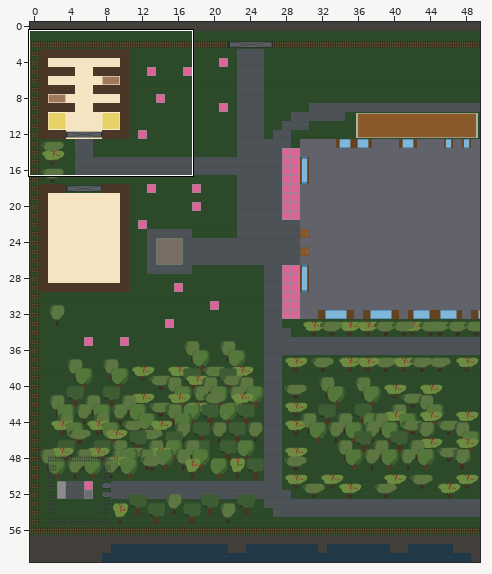
A Tiled map gets an edit: maps/yard.tmx. Above, an overview of the earlier version with the close-up marked.
Close-up. Earlier state:
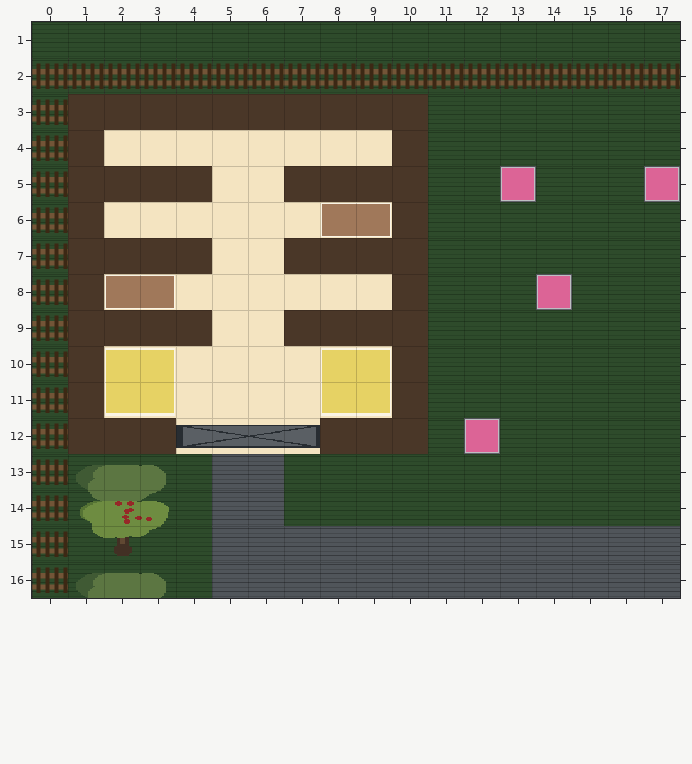
Cells are 64x64 px. Shown: x 0..17, y 1..16. The commit also changed other parts of the map, which this record leaves out.
After:
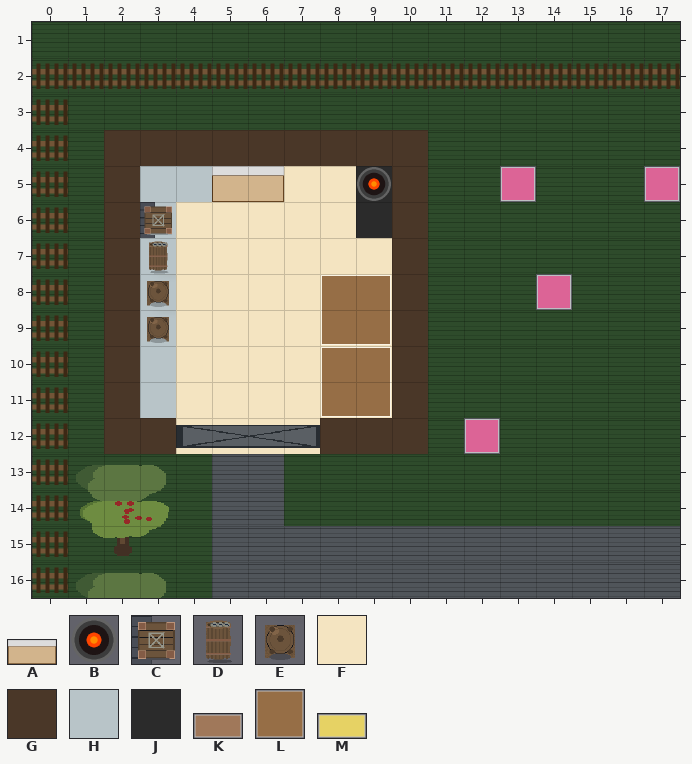
Key: from "object_sprites": A 0 "worktable", B 5 "hearth"; from "port_tileset": C 2, D 3, E 12; from "tiles": F 0, G 1, H 3, J 4; from "yard_objects": K 6 "horse", L 7 "cart", M 8 "hay".
_ is an empty cell.
Objects are placed by their top-left corner, in cells (3,4 is the top-left corner of cell 3,4); size is 1x1 cell unless given.
Difference:
{"where": "layer \"stable\""}
{"y":3,"x":1,"old":"GGGGGGGGGG","new":"__________"}
{"y":4,"x":1,"old":"GFFFFFFFF","new":"_________"}
{"y":5,"x":1,"old":"G","new":"_"}
{"y":5,"x":3,"old":"GGFFGGG","new":"_______"}
{"y":6,"x":1,"old":"GFF","new":"___"}
{"y":6,"x":9,"old":"F","new":"_"}
{"y":7,"x":1,"old":"G","new":"_"}
{"y":7,"x":3,"old":"GG","new":"__"}
{"y":7,"x":7,"old":"GGG","new":"___"}
{"y":8,"x":1,"old":"GFF","new":"___"}
{"y":9,"x":1,"old":"G","new":"_"}
{"y":9,"x":3,"old":"GG","new":"__"}
{"y":9,"x":7,"old":"GGG","new":"___"}
{"y":10,"x":1,"old":"GFF","new":"___"}
{"y":11,"x":1,"old":"GFF","new":"___"}
{"y":12,"x":1,"old":"G","new":"_"}
{"where": "layer \"carriage_house\""}
{"y":4,"x":2,"old":"________","new":"GGGGGGGG"}
{"y":5,"x":3,"old":"_______","new":"HHHHFFJ"}
{"y":6,"x":2,"old":"__","new":"GH"}
{"y":6,"x":9,"old":"_","new":"J"}
{"y":7,"x":3,"old":"__","new":"HF"}
{"y":7,"x":7,"old":"___","new":"FFF"}
{"y":8,"x":2,"old":"__","new":"GH"}
{"y":9,"x":3,"old":"__","new":"HF"}
{"y":9,"x":7,"old":"___","new":"FFF"}
{"y":10,"x":2,"old":"__","new":"GH"}
{"y":11,"x":2,"old":"__","new":"GH"}
{"where": "layer \"objects\""}
{"was": "M \"hay-stack\" at 2,10 size 2x2"}
{"was": "M \"hay-stack\" at 8,10 size 2x2"}
{"where": "layer \"characters\""}
{"was": "K \"detective-horse\" at 2,8 size 2x1", "now": "outside this view"}
{"was": "K \"doctor-horse\" at 8,6 size 2x1"}
{"where": "layer \"carriage_objects\" (added)"}
{"now": "A \"workbench\" at 5,5 size 2x1"}
{"now": "B \"forge\" at 9,5"}
{"now": "C \"parts-crate\" at 3,6"}
{"now": "D \"oil-barrel\" at 3,7"}
{"now": "E \"spare-wheel-1\" at 3,8"}
{"now": "L \"tavern-cart-2\" at 8,8 size 2x2"}
{"now": "E \"spare-wheel-2\" at 3,9"}
{"now": "L \"tavern-cart-1\" at 8,10 size 2x2"}
{"label":"changed","picture_box":[68,94,428,454]}
